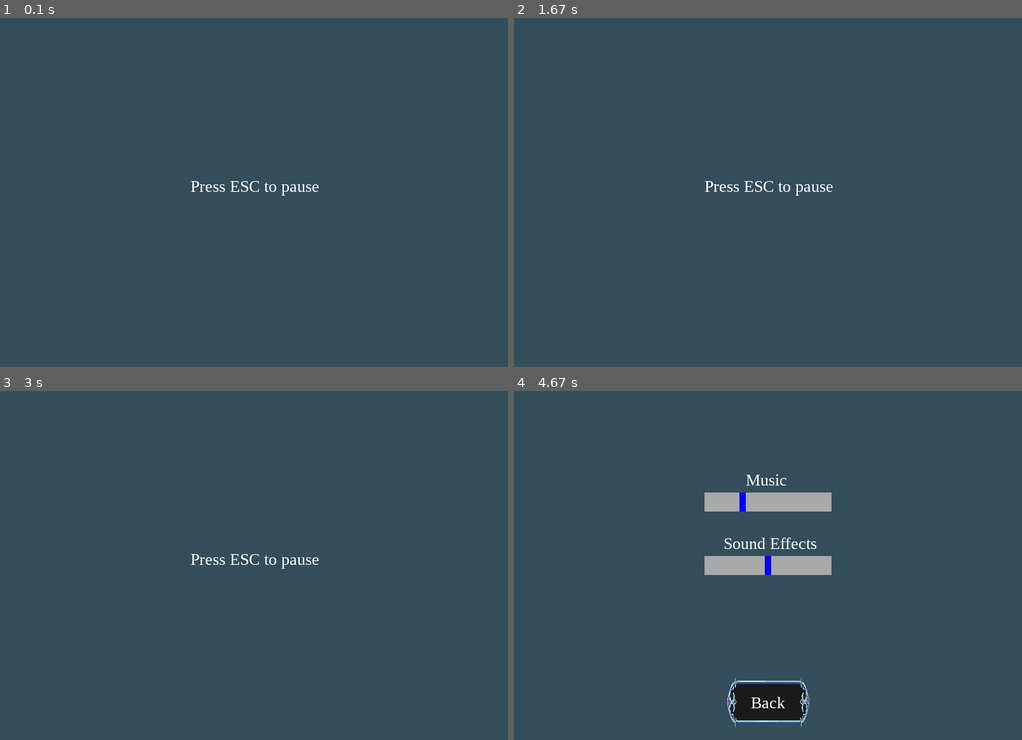
Above: before the commit, frames 1-4 (two rows, left to right).
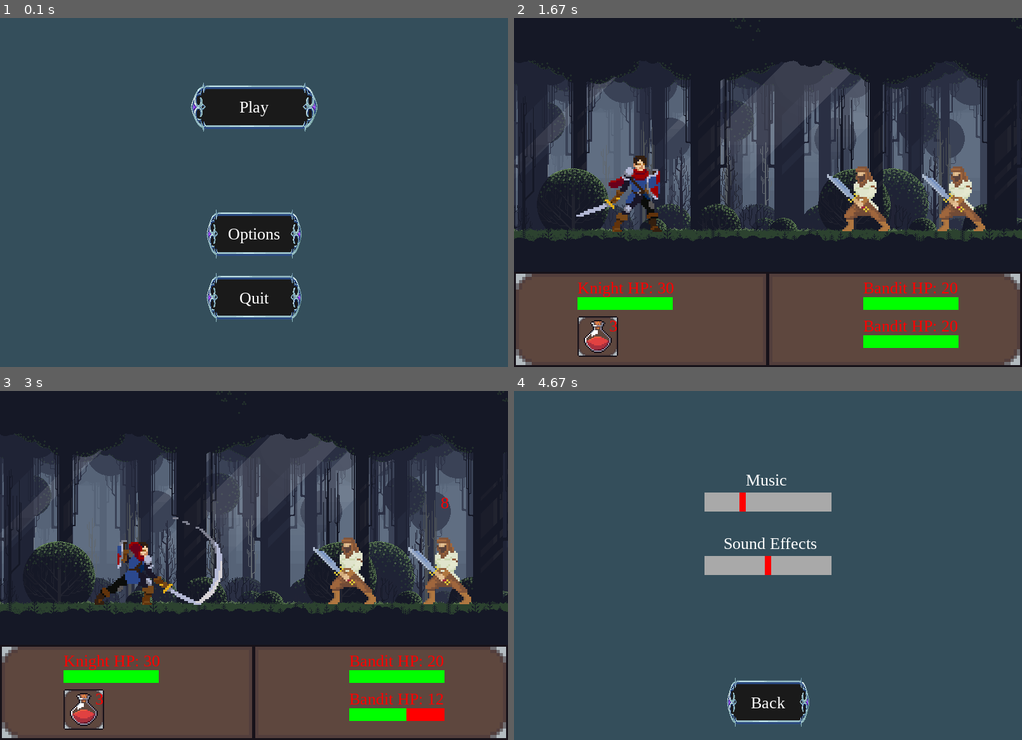
Above: after the commit, the same moments.

Repository: LukasKryzauskasCodeAcademy/PTUA11_PyGame
Game: pygame game, started from game.py
Same seed, same stepped clock (60 frames per second), same inputs: the game is played once before the commit and once after it.
Inputs (mouse positions are in pixels of both pictures, inside the frame that each line leads up to):
- Up to frame 1 (0.1 s): no input
- Up to frame 2 (1.67 s): press the mouse at (768, 105) at 0.37 s; move the mouse to (686, 189) at 0.47 s; release the mouse at (610, 272) at 0.6 s; hold Esc 0.67-1.13 s; press the mouse at (768, 105) at 1.2 s; move the mouse to (798, 143) at 1.3 s; release the mouse at (828, 182) at 1.43 s; press the mouse at (864, 189) at 1.53 s; move the mouse to (757, 248) at 1.63 s
- Up to frame 3 (3 s): release the mouse at (142, 677) at 1.77 s; click (335, 544) at 1.88 s; press the mouse at (335, 544) at 2.2 s; move the mouse to (279, 537) at 2.3 s; release the mouse at (223, 534) at 2.43 s; press the mouse at (447, 562) at 2.53 s; move the mouse to (335, 499) at 2.63 s; release the mouse at (233, 436) at 2.77 s
- Up to frame 4 (4.67 s): hold Esc 3.33-3.8 s; click "Options" at 3.88 s; press the mouse at (768, 544) at 4.37 s; move the mouse to (686, 506) at 4.47 s; release the mouse at (610, 467) at 4.6 s

The runs differ from the first frame. In frame 1, 7.6% of the frame differs, in the area x 37-63%, y 18-88%; in frame 2, 92%, in the area x 0-100%, y 0-100%; in frame 3, 92%; in frame 4, 0.1%.

Commit message:
Moved menu function out and implemented a normal game loop with pausing while playing. Added confirmation question when quitting.

Diff:
--- a/app/Widgets.py
+++ b/app/Widgets.py
@@ -56,7 +56,7 @@
 
     def render(self, surface):
         pygame.draw.rect(surface, "darkgray", self.container_rect)
-        pygame.draw.rect(surface, "blue", self.button_rect)
+        pygame.draw.rect(surface, "red", self.button_rect)
 
     def get_value(self):
         # -1 is padding because of pixel precision
--- a/app/__init__.py
+++ b/app/__init__.py
@@ -1,4 +1,5 @@
 import pygame
+from tkinter import messagebox
 
 pygame.init()
 from config import Config
@@ -10,7 +11,12 @@
 conf = Config()
 
 # Parameters
+clock = pygame.time.Clock()
 fps = conf.FPS
+
+# Game variables
+game_paused = True
+menu_state = "main"
 
 # Group is similar to python list
 damage_text_group = pygame.sprite.Group()
@@ -18,10 +24,90 @@
 audio = AudioPlayer()
 
 
+def menu():
+    global game_paused, menu_state
+    # Create button instances
+    play_button = Button(screen, screen_width / 2 - 100, 100, drawer.button_img, 200, 80)
+    resume_button = Button(screen, screen_width / 2 - 100, 200, drawer.button_img, 200, 80)
+    options_button = Button(screen, screen_width / 2 - 75, 300, drawer.button_img, 150, 80)
+    quit_button = Button(screen, screen_width / 2 - 75, 400, drawer.button_img, 150, 80)
+
+    audio_button = Button(screen, screen_width / 2 - 150, 200, drawer.button_img, 300, 80)
+    back_button = Button(screen, screen_width / 2 - 65, 450, drawer.button_img, 130, 80)
+
+    # Audio slider
+    music_slider = Slider((screen_width // 2, screen_height // 2 - 100), (200, 30), audio.music_volume, 0, 1)
+    effects_slider = Slider((screen_width // 2, screen_height // 2), (200, 30), audio.effects_volume, 0, 100)
+    sliders = [music_slider, effects_slider]
+
+    # Game loop
+    run = True
+    while run:
+        clock.tick(fps)
+        screen.fill((52, 78, 91))
+        mouse_pos = pygame.mouse.get_pos()
+        mouse = pygame.mouse.get_pressed()  # 0-Left click, 1-Middle click, 2-Right click
+        # Check if game is paused
+        if game_paused:
+            # Check menu state
+            if menu_state == "main":
+                # Display main menu
+                if play_button.draw("Play"):
+                    menu_state = "pause"
+                    game_paused = False
+                    combat_loop()
+                if options_button.draw("Options"):
+                    menu_state = "options"
+                if quit_button.draw("Quit"):
+                    if messagebox.askquestion('Are you sure?','Do you want to quit?') == messagebox.YES:
+                        run = False
+            elif menu_state == "pause":
+                # Display pause screen menu
+                if resume_button.draw("Resume"):
+                    game_paused = False
+                if options_button.draw("Options"):
+                    menu_state = "options"
+                if quit_button.draw("Quit"):
+                    if messagebox.askquestion('Are you sure?','Do you want to save before quitting?') == messagebox.YES:
+                        #TODO implement saving
+                        pass
+                    else:
+                        run = False
+            elif menu_state == "options":
+                # Display options menu
+                if audio_button.draw("Audio"):
+                    menu_state = "audio"
+                if back_button.draw("Back"):
+                    menu_state = "main"
+            elif menu_state == "audio":
+                draw_text("Music", "white", screen_width // 2 - 35, screen_height // 2 - 150)
+                draw_text("Sound Effects", "white", screen_width // 2 - 70, screen_height // 2 - 50)
+                for count, slider in enumerate(sliders):
+                    if slider.container_rect.collidepoint(mouse_pos) and mouse[0]:
+                        slider.move_slider(mouse_pos)
+                        if count == 0:
+                            set_music_volume(slider.get_value())
+                        elif count == 1:
+                            audio.set_effects_volume(slider.get_value())
+                    slider.render(screen)
+                if back_button.draw("Back"):
+                    menu_state = "options"
+        else:
+            game_paused = False
+            run = False
+
+        # Event handler
+        for event in pygame.event.get():
+            if event.type == pygame.KEYDOWN:
+                if event.key == pygame.K_ESCAPE:
+                    game_paused = True
+            if event.type == pygame.QUIT:
+                run = False
+        pygame.display.update()
+
+
 def combat_loop():
-    # Parameters
-    clock = pygame.time.Clock()
-
+    global game_paused, menu_state
     # Create each fighter object
     knight = Fighter(200, 260, 'Knight', 30, 10, 3)
     bandit1 = Fighter(550, 270, 'Bandit', 20, 6, 1)
@@ -39,15 +125,16 @@
     action_cooldown = 0
     action_wait_time = 90
     potion_effect = 15
-    clicked = False
     game_over = 0
 
     # Function for game loop
 
     run = True
     while run:
-
         clock.tick(fps)
+
+        if game_paused:
+            menu()
         # Draw background
         drawer.draw_bg()
         # Draw panel
@@ -72,6 +159,7 @@
 
         # Control player actions
         # Reset action variables
+        mouse = pygame.mouse.get_pressed()  # 0-Left click, 1-Middle click, 2-Right click
         attack = False
         potion = False
         target = None
@@ -85,7 +173,7 @@
                 pygame.mouse.set_visible(False)
                 # Show sword in place of mouse cursor
                 screen.blit(drawer.sword_img, pos)
-                if clicked and bandit.alive:
+                if mouse[0] and bandit.alive:
                     attack = True
                     target = bandit_list[count]
 
@@ -189,12 +277,12 @@
                 game_over = 0
 
         for event in pygame.event.get():
+            if event.type == pygame.KEYDOWN:
+                if event.key == pygame.K_ESCAPE:
+                    game_paused = True
+                    menu_state = "pause"
             if event.type == pygame.QUIT:
                 run = False
-            if event.type == pygame.MOUSEBUTTONDOWN:
-                clicked = True
-            else:
-                clicked = False
 
         pygame.display.update()
 
@@ -202,74 +290,5 @@
 class CreateApp:
     # Parameters
     pygame.display.set_caption(conf.APP_NAME)
-
-    # Game variables
-    game_paused = False
-    menu_state = "main"
-
-    # Create button instances
-    resume_button = Button(screen, screen_width / 2 - 100, 125, drawer.button_img, 200, 80)
-    options_button = Button(screen, screen_width / 2 - 75, 250, drawer.button_img, 150, 80)
-    quit_button = Button(screen, screen_width / 2 - 75, 375, drawer.button_img, 150, 80)
-
-    audio_button = Button(screen, screen_width / 2 - 150, 200, drawer.button_img, 300, 80)
-    back_button = Button(screen, screen_width / 2 - 65, 450, drawer.button_img, 130, 80)
-
-    # Audio slider
-    sliders = [
-        Slider((screen_width // 2, screen_height // 2 - 100), (200, 30), audio.music_volume, 0, 1),
-        Slider((screen_width // 2, screen_height // 2), (200, 30), audio.effects_volume, 0, 100)
-    ]
-
-    # Game loop
-    run = True
-    while run:
-        screen.fill((52, 78, 91))
-        mouse_pos = pygame.mouse.get_pos()
-        mouse = pygame.mouse.get_pressed()  # 0-Left click, 1-Middle click, 2-Right click
-        # Check if game is paused
-        if game_paused:
-            # Check menu state
-            if menu_state == "main":
-                # Display pause screen menu
-                if resume_button.draw("Resume"):
-                    game_paused = False
-                if options_button.draw("Options"):
-                    menu_state = "options"
-                if quit_button.draw("Quit"):
-                    run = False
-            elif menu_state == "options":
-                # Display options menu
-                if audio_button.draw("Audio"):
-                    menu_state = "audio"
-                if back_button.draw("Back"):
-                    menu_state = "main"
-            elif menu_state == "audio":
-                draw_text("Music", "white", screen_width // 2 - 35, screen_height // 2 - 150)
-                draw_text("Sound Effects", "white", screen_width // 2 - 70, screen_height // 2 - 50)
-                for count, slider in enumerate(sliders):
-                    if slider.container_rect.collidepoint(mouse_pos) and mouse[0]:
-                        slider.move_slider(mouse_pos)
-                        if count == 0:
-                            set_music_volume(slider.get_value())
-                        elif count == 1:
-                            audio.set_effects_volume(slider.get_value())
-                    slider.render(screen)
-                if back_button.draw("Back"):
-                    menu_state = "options"
-        else:
-            # Keep running the game
-            draw_text("Press ESC to pause", "white", 300, 250)
-
-        # Event handler
-        for event in pygame.event.get():
-            if event.type == pygame.KEYDOWN:
-                if event.key == pygame.K_ESCAPE:
-                    game_paused = True
-            if event.type == pygame.QUIT:
-                run = False
-        pygame.display.update()
-
-    #combat_loop()
-
+    menu()
     pygame.quit()
